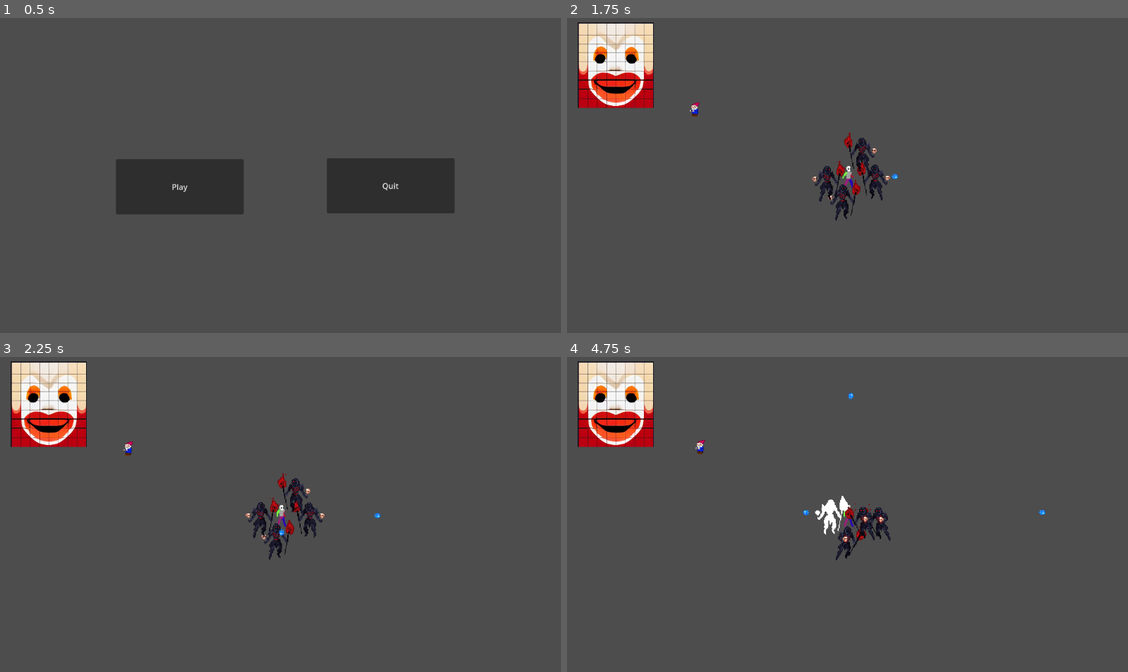
Above: before the commit, frames 1-4 (two rows, left to right).
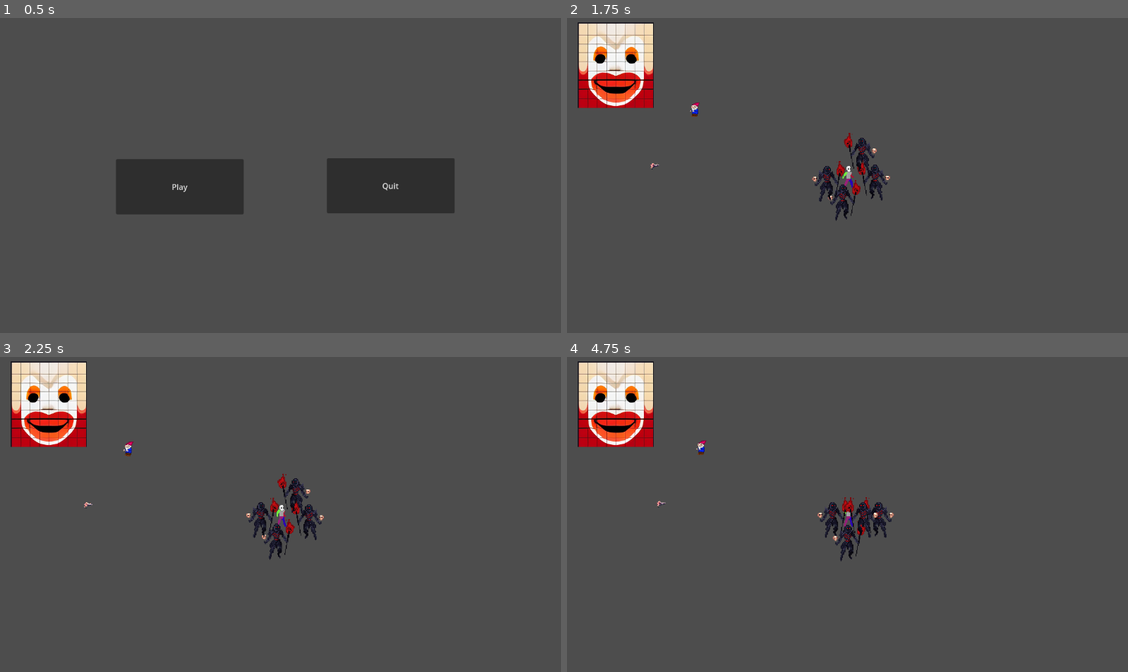
Above: after the commit, the same moments.

Repository: bburciaga/giggle-gauntlet
Game: Godot game, scene res://menus/title/Title.tscn
Two runs of this game, one before a commit and one after it. Both use one fixed random seed, a clock stepped at 60 frames per second and the inputs below.
Inputs:
- Up to frame 1 (0.5 s): no input
- Up to frame 2 (1.75 s): click "Play" at 0.5 s; tap Enter (ui_accept) at 1.25, 1.52 s; hold Right (arrow_right) from 1.28 s (still down)
- Up to frame 3 (2.25 s): release Right (arrow_right) at 2.03 s; hold Down (arrow_down) from 2.03 s (still down)
- Up to frame 4 (4.75 s): tap Enter (ui_accept) at 2.27, 3.77, 4.52 s; release Down (arrow_down) at 2.78 s; hold Right (arrow_right) 2.78-3.53 s; hold Up (arrow_up) 3.53-4.28 s; hold Left (arrow_left) from 4.28 s (still down)

Frame 1 is identical in both runs. In frame 2, less than 0.1% of the frame differs, in the area x 14-59%, y 27-58%; in frame 3, 0.4%; in frame 4, 1.2%, in the area x 15-86%, y 11-65%.

Commit message:
added water gun as collectable

Diff:
--- /dev/null
+++ b/entities/collectibles/WaterGun.gd
@@ -0,0 +1,11 @@
+extends Area2D
+
+@onready var weapon = get_node("AnimatedSprite2D")
+
+func _ready():
+	weapon.play("hover")
+
+func _on_body_entered(body):
+	if "Player" == body.name:
+		body.activate_water_gun_weapon()
+		queue_free()
--- /dev/null
+++ b/entities/collectibles/WaterGun.tscn
@@ -0,0 +1,32 @@
+[gd_scene load_steps=5 format=3 uid="uid://ca7w6fwdb6b3y"]
+
+[ext_resource type="Script" path="res://entities/collectibles/WaterGun.gd" id="1_cjiwj"]
+[ext_resource type="Texture2D" uid="uid://dscac2mhaibjy" path="res://entities/assets/sprites/collectibles/water_gun.png" id="1_ipq67"]
+
+[sub_resource type="CircleShape2D" id="CircleShape2D_gmcty"]
+
+[sub_resource type="SpriteFrames" id="SpriteFrames_oa4jn"]
+animations = [{
+"frames": [{
+"duration": 1.0,
+"texture": ExtResource("1_ipq67")
+}],
+"loop": true,
+"name": &"hover",
+"speed": 5.0
+}]
+
+[node name="WaterGun" type="Area2D"]
+script = ExtResource("1_cjiwj")
+
+[node name="CollisionShape2D" type="CollisionShape2D" parent="."]
+scale = Vector2(0.5, 0.5)
+shape = SubResource("CircleShape2D_gmcty")
+
+[node name="AnimatedSprite2D" type="AnimatedSprite2D" parent="."]
+position = Vector2(-4.76837e-07, -7.15256e-07)
+scale = Vector2(0.025375, 0.025375)
+sprite_frames = SubResource("SpriteFrames_oa4jn")
+animation = &"hover"
+
+[connection signal="body_entered" from="." to="." method="_on_body_entered"]
--- a/entities/player/Player.gd
+++ b/entities/player/Player.gd
@@ -2,11 +2,13 @@
 
 enum WeaponState {
 	INACTIVE,
+  WATERGUN,
 	GNOME
 }
 
 @onready var anim = get_node("AnimatedSprite2D")
 @onready var gnomeWeapon = get_node("GnomeWeapon")
+@onready var watergunWeapon = get_node("WaterGunWeapon")
 const water_path = preload("res://entities/projectiles/Water.tscn")
 
 var SPEED = 300
@@ -60,32 +62,37 @@
 		gnomeWeapon.visible = true
 
 func shoot():
-	if Input.is_action_just_pressed("arrow_right"):
-		var instance = water_path.instantiate()
-		instance.transform = $CollisionShape2D.global_transform
-		instance.rotation = 0
-		owner.add_child(instance)
+	if WeaponState.WATERGUN == weaponState:
+		if Input.is_action_just_pressed("arrow_right"):
+			var instance = water_path.instantiate()
+			instance.transform = $CollisionShape2D.global_transform
+			instance.rotation = 0
+			owner.add_child(instance)
 
-	if Input.is_action_just_pressed("arrow_left"):
-		var instance = water_path.instantiate()
-		instance.transform = $CollisionShape2D.global_transform
-		instance.rotation_degrees = 180.0
-		owner.add_child(instance)
+		if Input.is_action_just_pressed("arrow_left"):
+			var instance = water_path.instantiate()
+			instance.transform = $CollisionShape2D.global_transform
+			instance.rotation_degrees = 180.0
+			owner.add_child(instance)
 
-	if Input.is_action_just_pressed("arrow_up"):
-		var instance = water_path.instantiate()
-		instance.transform = $CollisionShape2D.global_transform
-		instance.rotation_degrees = 270.0
-		owner.add_child(instance)
+		if Input.is_action_just_pressed("arrow_up"):
+			var instance = water_path.instantiate()
+			instance.transform = $CollisionShape2D.global_transform
+			instance.rotation_degrees = 270.0
+			owner.add_child(instance)
 
-	if Input.is_action_just_pressed("arrow_down"):
-		var instance = water_path.instantiate()
-		instance.transform = $CollisionShape2D.global_transform
-		instance.rotation_degrees = 90.0
-		owner.add_child(instance)
+		if Input.is_action_just_pressed("arrow_down"):
+			var instance = water_path.instantiate()
+			instance.transform = $CollisionShape2D.global_transform
+			instance.rotation_degrees = 90.0
+			owner.add_child(instance)
 
 # Activation Functions
 
 func activate_gnome_weapon():
 	weaponState = WeaponState.GNOME
 	gnomeWeapon.visible = true
+
+func activate_water_gun_weapon():
+	weaponState = WeaponState.WATERGUN
+	# visible true
--- a/scenes/gauntlet/Gauntlet.tscn
+++ b/scenes/gauntlet/Gauntlet.tscn
@@ -1,10 +1,11 @@
-[gd_scene load_steps=15 format=3 uid="uid://jatpf4e6f5v8"]
+[gd_scene load_steps=16 format=3 uid="uid://jatpf4e6f5v8"]
 
 [ext_resource type="Script" path="res://scenes/gauntlet/Gauntlet.gd" id="1_hg5t3"]
 [ext_resource type="PackedScene" uid="uid://clhmrsqbyjwkw" path="res://entities/player/Player.tscn" id="2_used6"]
 [ext_resource type="PackedScene" uid="uid://bxwov4sfh600f" path="res://entities/enemies/Necromancer.tscn" id="3_6uynd"]
 [ext_resource type="PackedScene" uid="uid://bx5y06krqdgry" path="res://entities/collectibles/Gnome.tscn" id="4_5obuh"]
 [ext_resource type="Texture2D" uid="uid://d4lysg3neevm5" path="res://entities/assets/sprites/player/clownfaces.png" id="5_hvx26"]
+[ext_resource type="PackedScene" uid="uid://ca7w6fwdb6b3y" path="res://entities/collectibles/WaterGun.tscn" id="6_37eg7"]
 
 [sub_resource type="RectangleShape2D" id="RectangleShape2D_tanib"]
 size = Vector2(1171, 15)
@@ -133,3 +134,6 @@
 animation = &"6"
 frame_progress = 0.71383
 offset = Vector2(100, 100)
+
+[node name="WaterGun" parent="." instance=ExtResource("6_37eg7")]
+position = Vector2(237, 285)
Binary file added: entities/assets/sprites/collectibles/water_gun.png
Not shown, added: entities/assets/sprites/collectibles/water_gun.png.import
